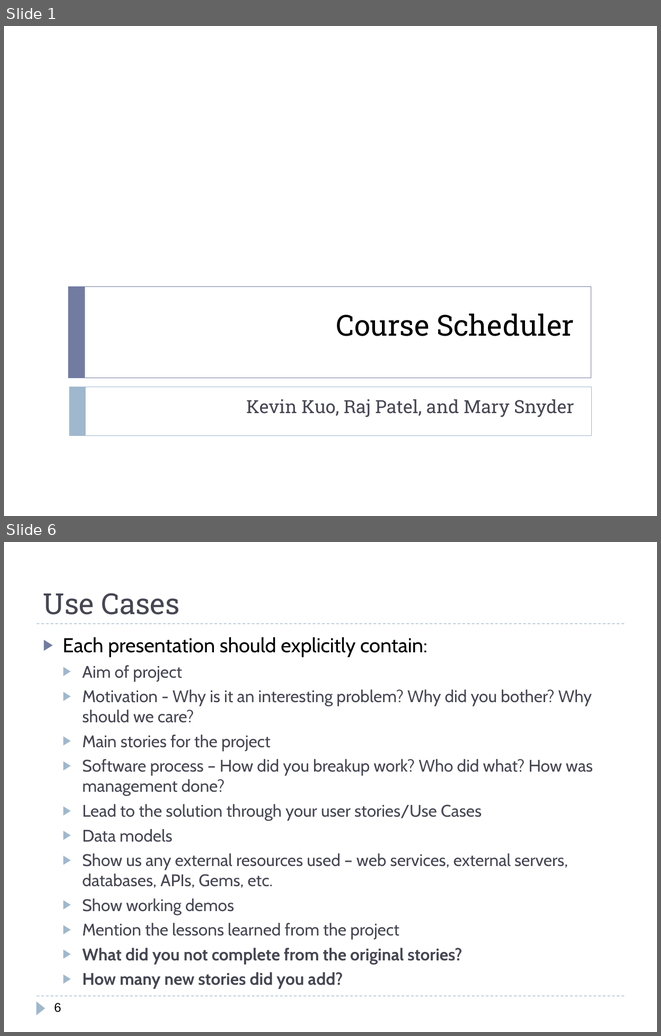
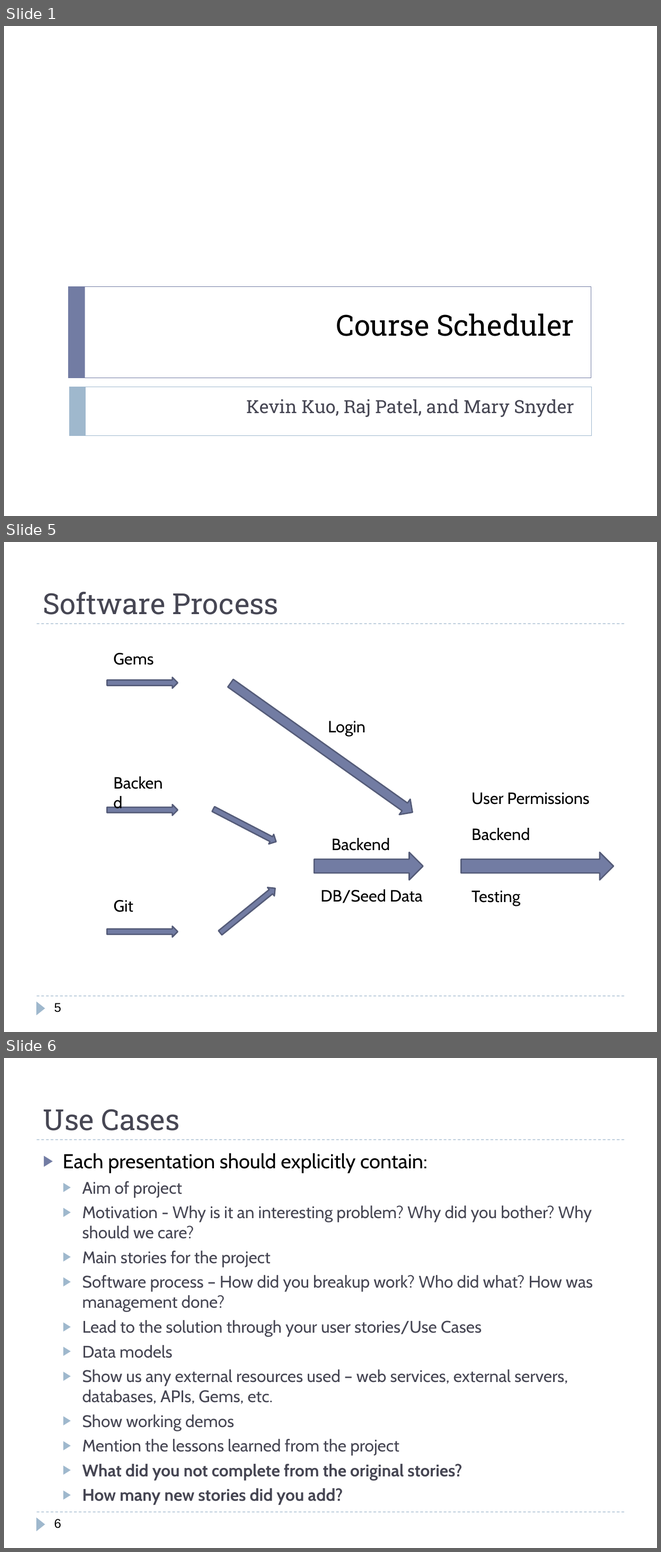
Before and after one commit to Polo08816/AdWebDevProjectRepo, a slide deck: Documents/Presentation.pptx. Shown one above the other, each under a label of ours: slides 1 and 6 before the commit, slides 1, 5 and 6 after it; the slides between them are not shown. The pictures are 661x1036 and 661x1552 pixels, drawn with LibreOffice and Linux fonts; fonts in the diff are those of the drawing. Boxes give left, top, right and bottom in pixels: in the first picture for what was removed or moved away, otherwise in the second. Text is boxed around its words. In the diff, an @@ line names an element or a change of style, - is before the commit and + after.

```diff
--- a/Documents/Presentation.pptx
+++ b/Documents/Presentation.pptx
@@ slide 5 added at [4,542,657,1032], background #FFFFFF; not listed: 3 template elements that a slide beside it also shows @@
@@ title added at [43,591,279,615], 32 pt, text #464653 @@
+Software Process
@@ text added at [113,653,153,665], 18 pt, text #000000 @@
+Gems
@@ right arrow added at [107,677,178,688], fill #727CA3, outline #545C79 1.5 pt @@
@@ right arrow added at [225,676,418,820], fill #727CA3, outline #545C79 1.5 pt @@
@@ text added at [328,721,365,736], 18 pt, text #000000 @@
+Login
@@ text added at [107,769,178,795], 18 pt, text #000000 @@
+Backend
@@ text added at [471,792,589,804], 18 pt, text #000000 @@
+User Permissions
@@ right arrow added at [107,804,178,815], fill #727CA3, outline #545C79 1.5 pt @@
@@ right arrow added at [210,804,278,846], fill #727CA3, outline #545C79 1.5 pt @@
@@ text added at [471,828,530,840], 18 pt, text #000000 @@
+Backend
@@ text added at [332,838,390,850], 18 pt, text #000000 @@
+Backend
@@ right arrow added at [314,852,423,880], fill #727CA3, outline #545C79 1.5 pt @@
@@ right arrow added at [461,852,613,880], fill #727CA3, outline #545C79 1.5 pt @@
@@ right arrow added at [217,884,279,937], fill #727CA3, outline #545C79 1.5 pt @@
@@ text added at [320,889,423,903], 18 pt, text #000000 @@
+DB/Seed Data
@@ text added at [471,890,520,906], 18 pt, text #000000 @@
+Testing
@@ text added at [114,900,133,912], 18 pt, text #000000 @@
+Git
@@ right arrow added at [107,926,178,937], fill #727CA3, outline #545C79 1.5 pt @@
@@ page number added at [54,1003,61,1012], 14 pt, text #000000 @@
+5
```
Also in this commit, not shown: 4 slides changed.
